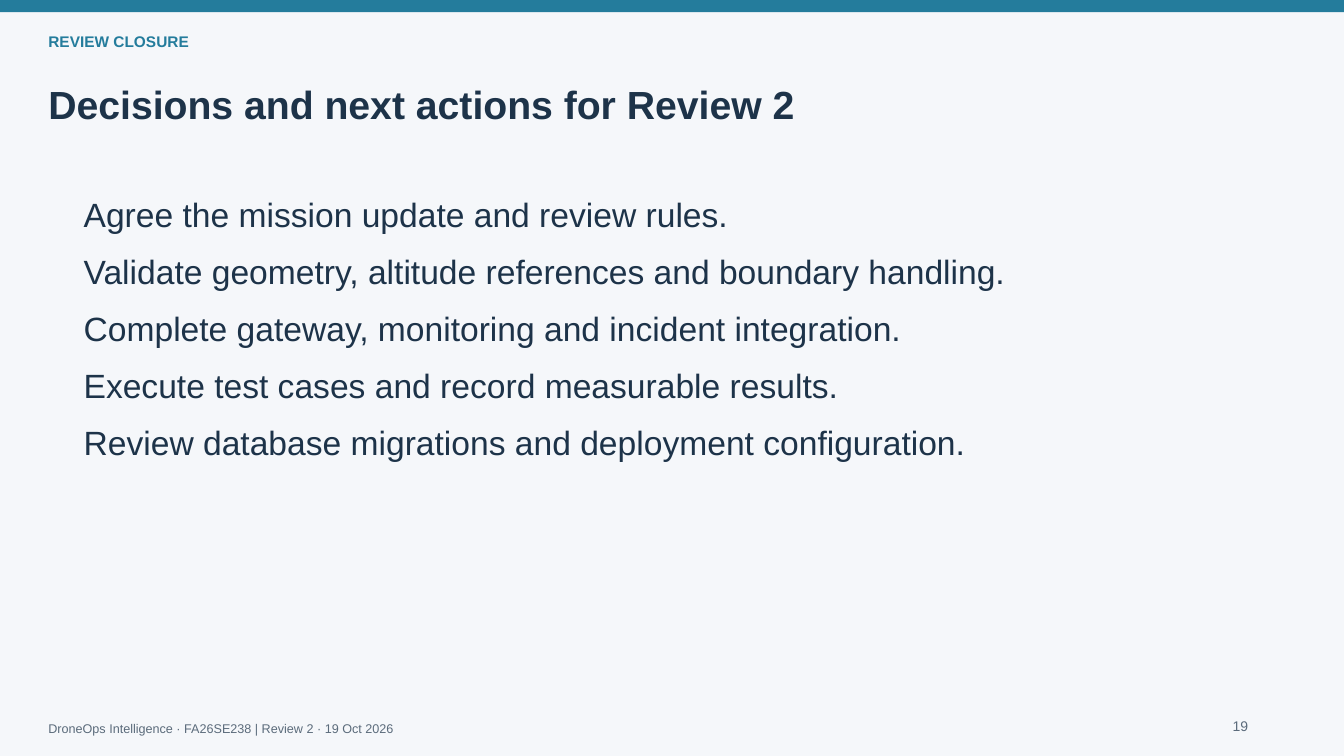
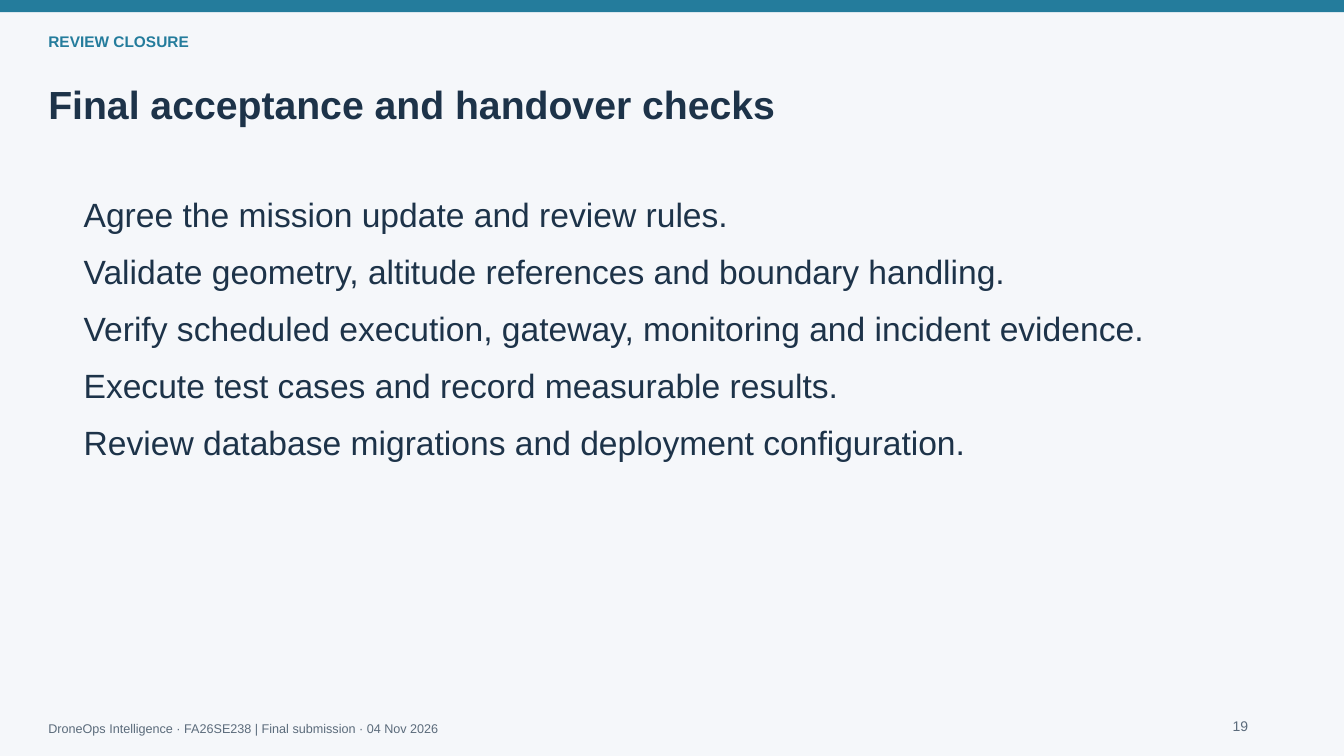
Before and after one commit to alexLe2802/DroneOps-Intelligence-, a slide deck: slide 19 of docs/slides/DroneOps_Review2.pptx. Drawn at 1344x756 pixels with LibreOffice and Linux fonts; fonts in the diff are those of the drawing. Boxes give left, top, right and bottom in pixels: in the first picture for what was removed or moved away, otherwise in the second. Text is boxed around its words. In the diff, an @@ line names an element or a change of style, - is before the commit and + after.

```diff
--- a/docs/slides/DroneOps_Review2.pptx
+++ b/docs/slides/DroneOps_Review2.pptx
@@ text at box(48, 90, 775, 127): text changed @@
-Decisions and next actions for Review 2
+Final acceptance and handover checks
@@ text at box(84, 316, 1144, 348): text changed @@
-Complete gateway, monitoring and incident integration.
+Verify scheduled execution, gateway, monitoring and incident evidence.
@@ text at box(48, 724, 438, 736): text changed @@
-DroneOps Intelligence · FA26SE238 | Review 2 · 19 Oct 2026
+DroneOps Intelligence · FA26SE238 | Final submission · 04 Nov 2026
```
Also in this commit, not shown: 19 other slides changed, 2 slides added, 35 other files.
